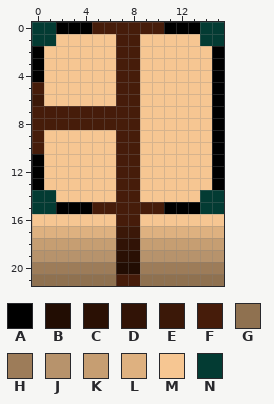
Pixel-art sprite -- HermanElectro-master/Graphics3D/concretewallconductivet2.png. The picture above was drawn from the file before the commit.
The file is 16x22 pixels. Colours within 5 levels of each other are drawn and written as one.
Palette (. is transparent): A #000000  B #220d03  C #2a1004  D #311306  E #3b1808  F #461c0a  G #8f7150  H #9d7c59  J #b7936c  K #c69e72  L #deb180  M #f6c692  N #033b33
Pixels before, first column x 0:
 0 NNAAAFFFFFFAAANN
 1 NNMMMMMFFMMMMMNN
 2 AMMMMMMFFMMMMMMA
 3 AMMMMMMFFMMMMMMA
 4 AMMMMMMFFMMMMMMA
 5 FMMMMMMFFMMMMMMA
 6 EMMMMMMFFMMMMMMA
 7 FFFFFFFFFMMMMMMA
 8 FFFFFFFFFMMMMMMA
 9 FMMMMMMFFMMMMMMA
10 FMMMMMMFFMMMMMMA
11 AMMMMMMFFMMMMMMA
12 AMMMMMMFFMMMMMMA
13 AMMMMMMFFMMMMMMA
14 NNMMMMMFFMMMMMNN
15 NNAAAFFFFFFAAANN
16 MMMMMMMFFMMMMMMM
17 LLLLLLLEELLLLLLL
18 KKKKKKKDDKKKKKKK
19 JJJJJJJCCJJJJJJJ
20 HHHHHHHBBHHHHHHH
21 GGGGGGGFFGGGGGGG
The same view after the edit:
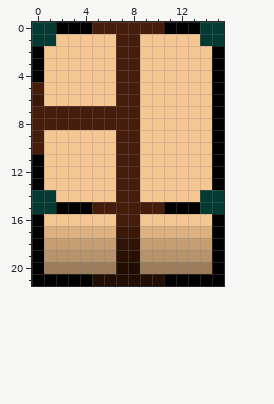
What changed:
Changed rows in their new state; - is an unchanged pixel.
first column x 0:
16 A--------------A
17 A--------------A
18 A--------------A
19 A--------------A
20 A--------------A
21 AAAAABBBBBBAAAAA
